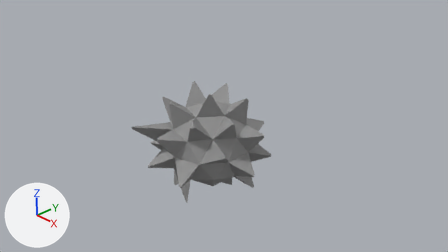
An edit to the Blender file assets/obstacles/UnderwaterBadGuy.blend, drawn before and after from the same camera.
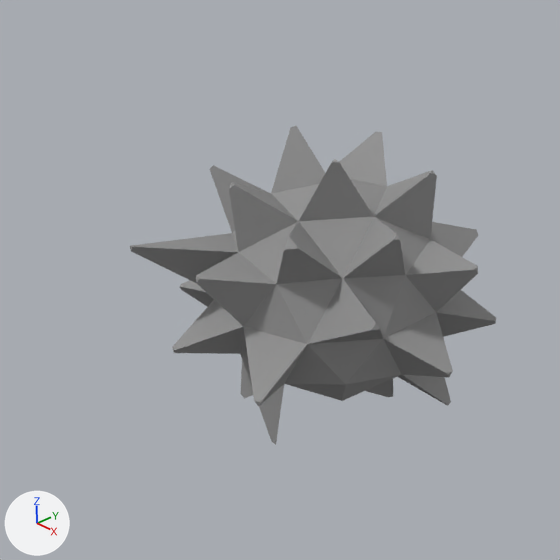
Each version appears first from the file's camera 'Camera', and next in a close-up on the part from 18% to 66% of the width and 13% to 98% of the height. The axes (+X, +Y, +Z) are drawn at lower left. The lights are the same throughout.

The older version as bpy lines, for what is in view:
```python
me_icosphere = bpy.data.meshes.new('Icosphere')
me_icosphere.from_pydata(...)  # 156 vertices, 194 faces; spans x -1.41..1.41, y -1.53..1.37, z -1.43..1.38
me_icosphere.materials.append(mat_material)  # grey #969696
ob_icosphere = bpy.data.objects.new('Icosphere', me_icosphere)
ob_icosphere.location = (0.0, 0.0, 0.0)
```
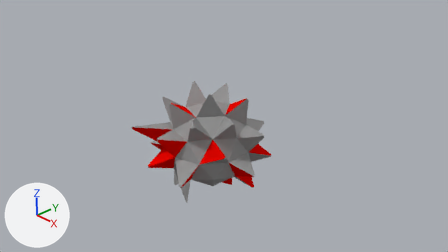
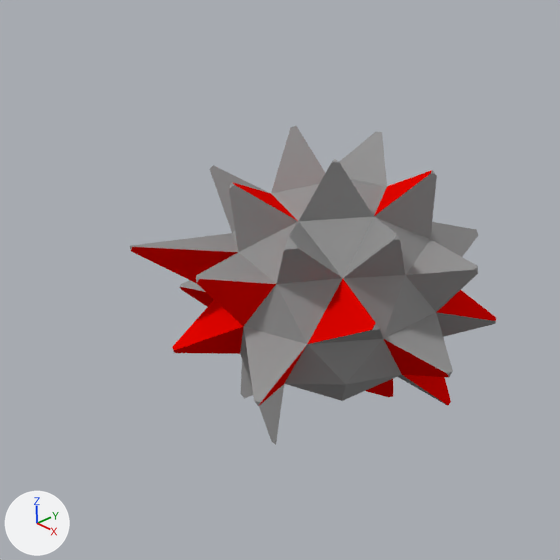
The newer file is also turned or shifted as a whole; pictures and numbers use the older file's frame.

Location of each change, (x1, y1, x2, y2) in pixels of the close-ups (560 x 560 px):
part 1 of me_icosphere, recoloured (grey to red)
    both: (131, 170, 496, 405)

Edits to the bpy script that builds the scene:
```text
Add mat_material_001:
    mat_material_001 = diffuse_material('Material.001')
    mat_material_001.base_color = (0.8, 0.00149, 0.0)  # red #e70500
Change me_icosphere:
    where me_icosphere.from_pydata(...)  # 156 vertices, 194 faces; spans x -1.41..1.41, y -1.53..1.37, z -1.43..1.38
    used by ob_icosphere; location = (0.0, 0.0, 0.0)
    me_icosphere part 1: 35 of the faces centred in x -1.15..1.15, y -1.17..1.14, z -1.17..1.15 switch from mat_material (grey #969696) to mat_material_001 (red #e70500)
```
